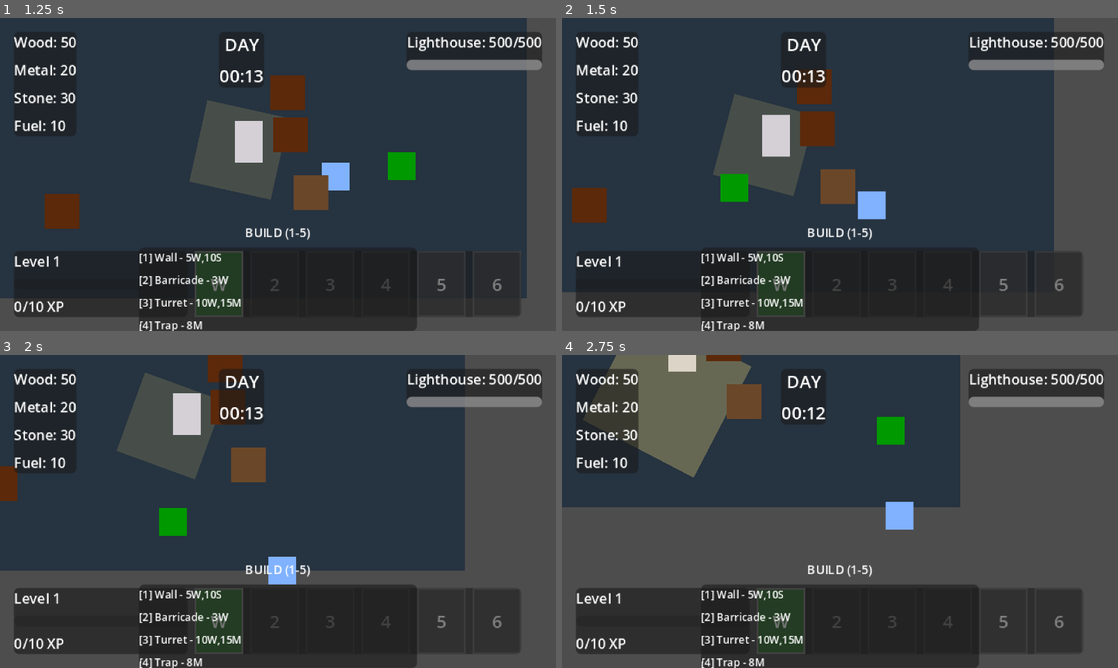
Above: before the commit, frames 1-4 (two rows, left to right).
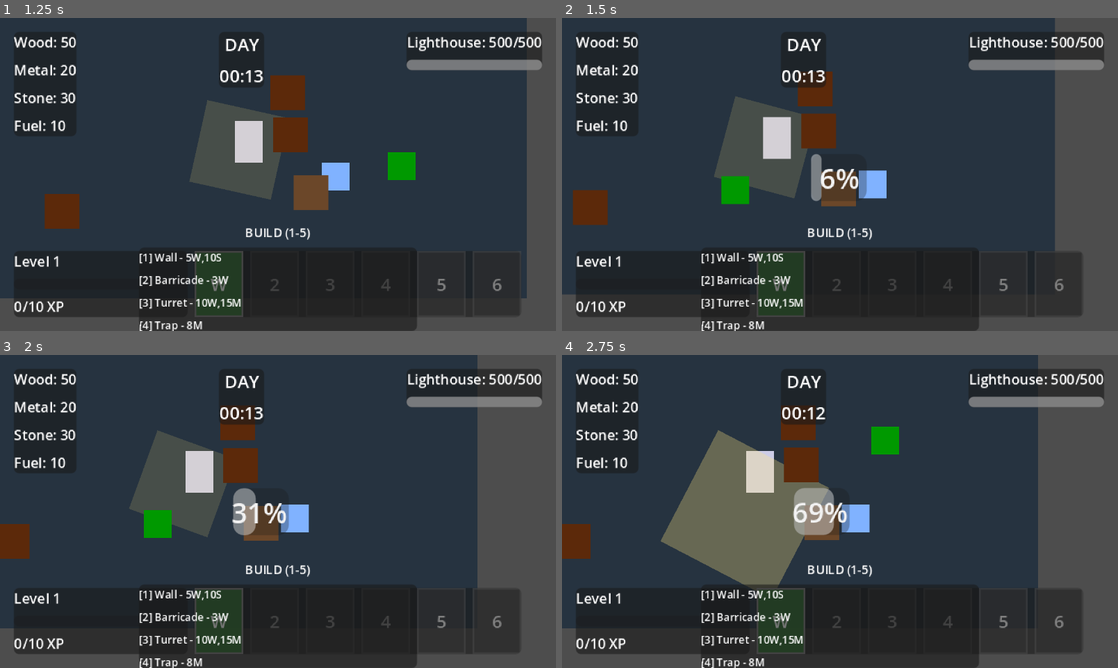
Above: after the commit, the same moments.

Repository: Giorino/last-lighthouse
Game: Godot game, scene res://scenes/main/game.tscn
Same seed, same stepped clock (60 frames per second), same inputs: the game is played once before the commit and once after it. This scene is started directly instead of the project's main scene.
Inputs (mouse positions are in pixels of both pictures, inside the frame that each line leads up to):
- Up to frame 1 (1.25 s): tap Enter at 0.5 s; move the mouse to (400, 158) at 0.52 s; hold D (move_right) from 0.53 s (still down); hold B (build_mode) from 0.53 s (still down); click (400, 158) at 0.67 s
- Up to frame 2 (1.5 s): move the mouse to (728, 190) at 1.27 s; release D (move_right) at 1.28 s; release B (build_mode) at 1.28 s; hold S (move_down) from 1.28 s (still down); tap E (interact) at 1.35 s
- Up to frame 3 (2 s): keep holding S (move_down)
- Up to frame 4 (2.75 s): move the mouse to (895, 442) at 2.02 s; release S (move_down) at 2.03 s; hold D (move_right) from 2.03 s (still down); hold Space (lighthouse_beam) from 2.03 s (still down)

Frame 1 is identical in both runs. In frame 2, 2.3% of the frame differs, in the area x 0-89%, y 0-89%; in frame 3, 16%; in frame 4, 40%, in the area x 0-86%, y 0-88%.

Commit message:
Fix: Re-enable resource gathering and proper keeper death
Two critical bug fixes:
1. Resource gathering now works again (E key) - re-enabled enable_scavenging
2. Keeper death now properly triggers game over screen with visual effects

Changes:
- day_night_cycle.gd: Set enable_scavenging = true during day phase
- keeper.gd: die() now emits game_over signal and shows fade/scale death effect

Diff:
--- a/scripts/entities/keeper.gd
+++ b/scripts/entities/keeper.gd
@@ -230,6 +230,17 @@
 
 func die() -> void:
 	print("Keeper died!")
+
+	# Trigger game over
+	EventBus.game_over.emit()
+
+	# Visual death effect
+	if sprite:
+		var tween = create_tween()
+		tween.tween_property(sprite, "modulate:a", 0.0, 0.5)
+		tween.tween_property(sprite, "scale", Vector2(1.5, 1.5), 0.5)
+		await tween.finished
+
 	queue_free()
 
 func heal(amount: int) -> void:
--- a/scripts/gameplay/day_night_cycle.gd
+++ b/scripts/gameplay/day_night_cycle.gd
@@ -63,7 +63,7 @@
 
 	# PHASE 5: Enable building during day
 	GameManager.enable_building = true
-	GameManager.enable_scavenging = false  # No scavenging in Phase 5
+	GameManager.enable_scavenging = true  # Allow gathering resource nodes
 
 	EventBus.day_started.emit()
 
